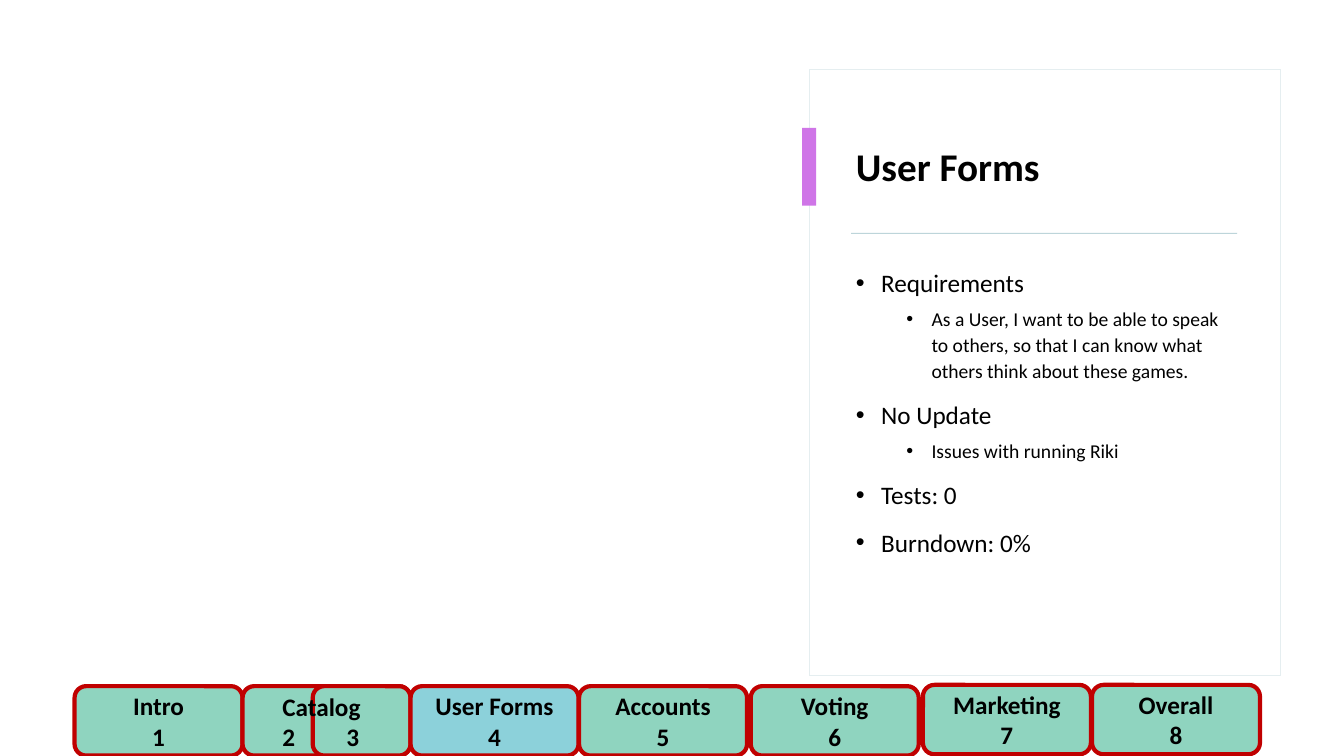
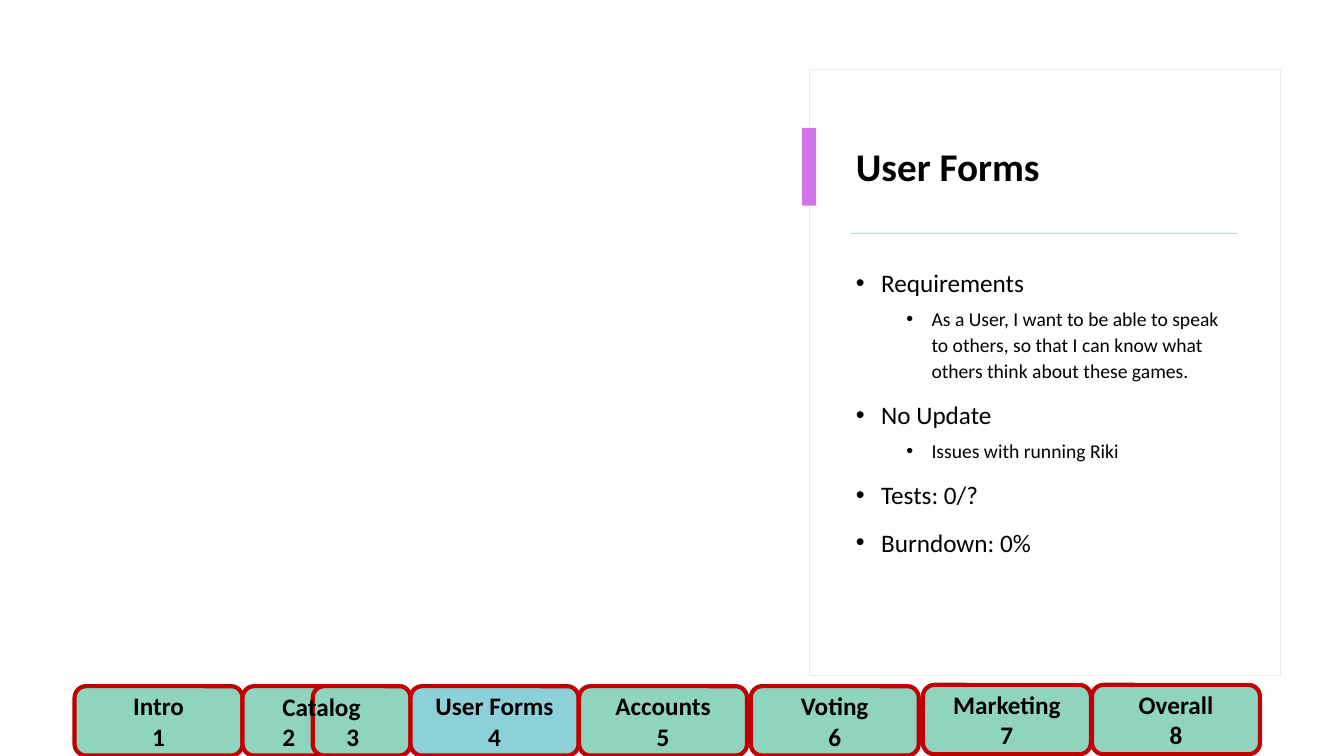
Before and after one commit to FlamingPyro/CSC440-Wiki-Gaming, a slide deck: slide 4 of Presentations/Wiki Gaming week 2.pptx. Drawn at 1344x756 pixels with LibreOffice and Linux fonts; fonts in the diff are those of the drawing; background and template pictures are left out. Boxes give left, top, right and bottom in pixels: in the first picture for what was removed or moved away, otherwise in the second. Text is boxed around its words. In the diff, an @@ line names an element or a change of style, - is before the commit and + after.

```diff
--- a/Presentations/Wiki Gaming week 2.pptx
+++ b/Presentations/Wiki Gaming week 2.pptx
@@ text at [881,486,978,505]: text changed @@
-• Tests: 0
+• Tests: 0/?
```
Also in this commit, not shown: 6 other slides changed.
